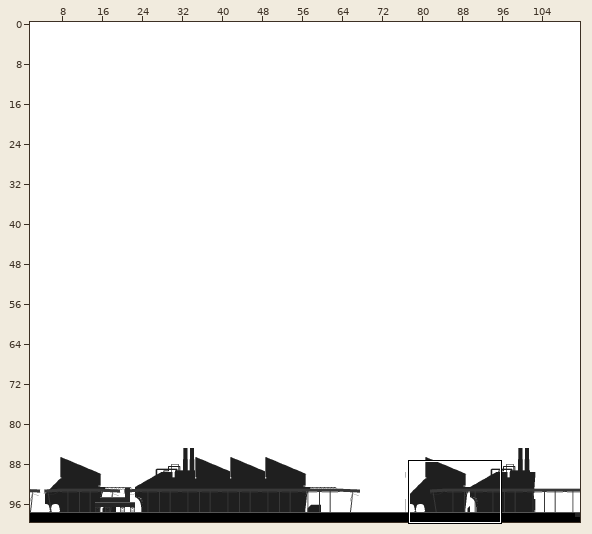
A Tiled map gets an edit: PigState0.0.3/map_4.tmx. The first picture is a wide view before the edit; the outline marks the close-up.
Close-up. Earlier state:
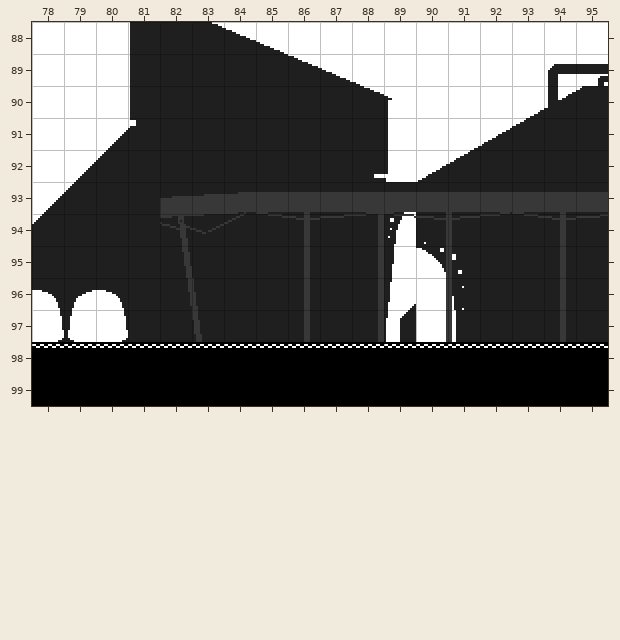
Cells are 16x16 px. Shown: x 78..95, y 88..99. The commit also changed other parts of the map, which this record leaves out. Tiles whose own drawing changed are shown in their newer look in all pictures.
New version:
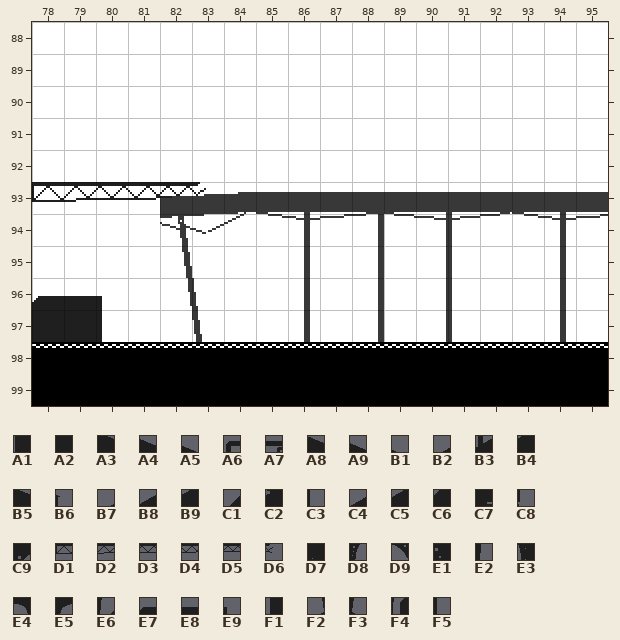
Key: from "envi_asset": A1 1032, A2 1033, A3 1034, A4 1035, A5 1036, A6 1097, A7 1098, A8 1115, A9 1116, B1 1117, B2 1174, B3 1175, B4 1176, B5 1195, B6 1196, B7 1250, B8 1251, B9 1252, C1 1265, C2 1266, C3 1274, C4 1327, C5 1328, C6 1343, C7 1351, C8 1352, C9 1430, D1 1431, D2 1432, D3 1433, D4 1434, D5 1435, D6 1436, D7 1483, D8 1508, D9 1561, E1 1562, E2 1586, E3 1640, E4 1653, E5 1654, E6 1664, E7 1665, E8 1666, E9 1667, F1 1718, F2 1731, F3 1732, F4 1742, F5 1745.
__ is an empty cell, .. an unchanged one.
The edit:
--- layer "background1"
@@ x 78..83 @@
- 93 __ __ __ __ __ __
+ 93 D1 D2 D3 D4 D5 D6
@@ x 78..80 @@
- 96 __ __ __
- 97 __ __ __
+ 96 E7 E8 E9
+ 97 A2 A2 F5
--- layer "background3"
@@ x 78..95 @@
- 88 .. .. .. A1 A2 A3 A4 A5 .. .. .. .. .. .. .. .. .. ..
- 89 .. .. .. A1 A2 A2 A2 A2 A8 A9 B1 .. .. .. .. .. A6 A7
- 90 .. .. .. A1 A2 A2 A2 A2 A2 A2 B5 B6 .. .. .. B2 B3 B4
- 91 .. .. C1 C2 A2 A2 A2 A2 A2 A2 A2 C3 .. B7 B8 B9 A2 A2
- 92 .. C1 C6 A2 A2 A2 A2 A2 A2 A2 C7 C8 C4 C5 A2 A2 A2 A2
- 93 C1 C6 A2 A2 A2 A2 A2 A2 A2 A2 A2 C9 A2 A2 A2 A2 A2 A2
- 94 C6 A2 A2 A2 A2 A2 A2 A2 A2 A2 A2 D8 D7 A2 A2 A2 A2 A2
- 95 A2 A2 A2 A2 A2 A2 A2 A2 A2 A2 A2 E2 D9 E1 A2 A2 A2 A2
- 96 E4 E5 E4 A2 A2 A2 A2 A2 A2 A2 A2 E6 .. E3 A2 A2 A2 A2
- 97 F2 F3 F2 A2 A2 A2 A2 A2 A2 A2 A2 F4 .. F1 A2 A2 A2 A2
+ 88 .. .. .. __ __ __ __ __ .. .. .. .. .. .. .. .. .. ..
+ 89 .. .. .. __ __ __ __ __ __ __ __ .. .. .. .. .. __ __
+ 90 .. .. .. __ __ __ __ __ __ __ __ __ .. .. .. __ __ __
+ 91 .. .. __ __ __ __ __ __ __ __ __ __ .. __ __ __ __ __
+ 92 .. __ __ __ __ __ __ __ __ __ __ __ __ __ __ __ __ __
+ 93 __ __ __ __ __ __ __ __ __ __ __ __ __ __ __ __ __ __
+ 94 __ __ __ __ __ __ __ __ __ __ __ __ __ __ __ __ __ __
+ 95 __ __ __ __ __ __ __ __ __ __ __ __ __ __ __ __ __ __
+ 96 __ __ __ __ __ __ __ __ __ __ __ __ .. __ __ __ __ __
+ 97 __ __ __ __ __ __ __ __ __ __ __ __ .. __ __ __ __ __
